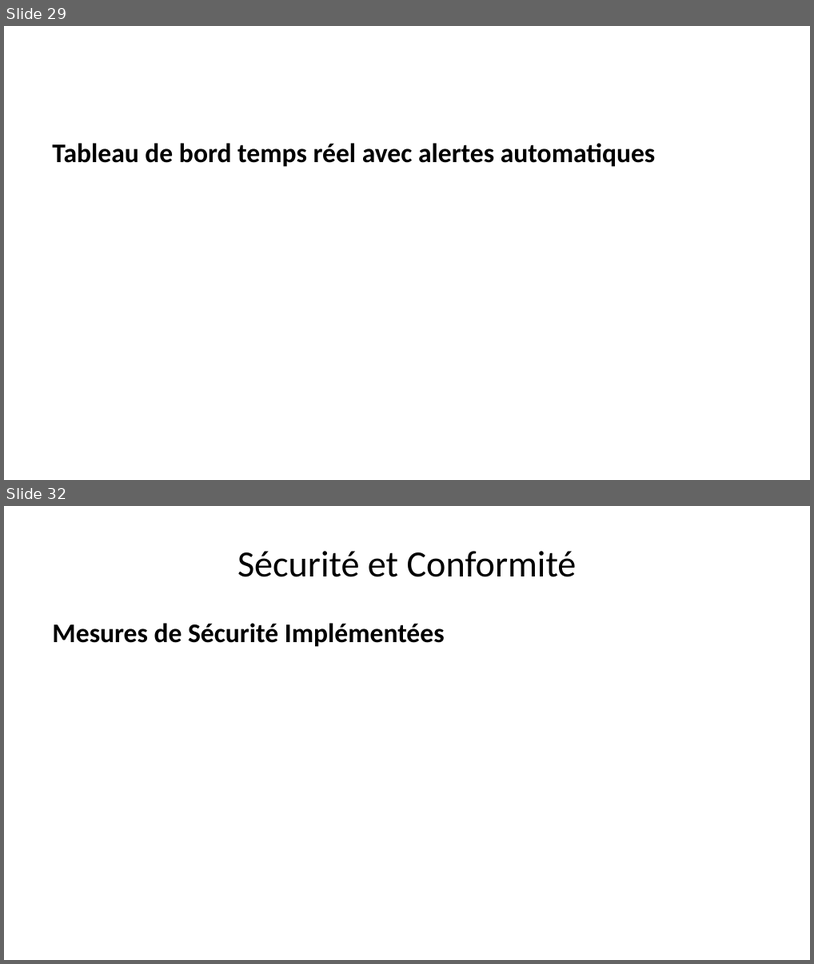
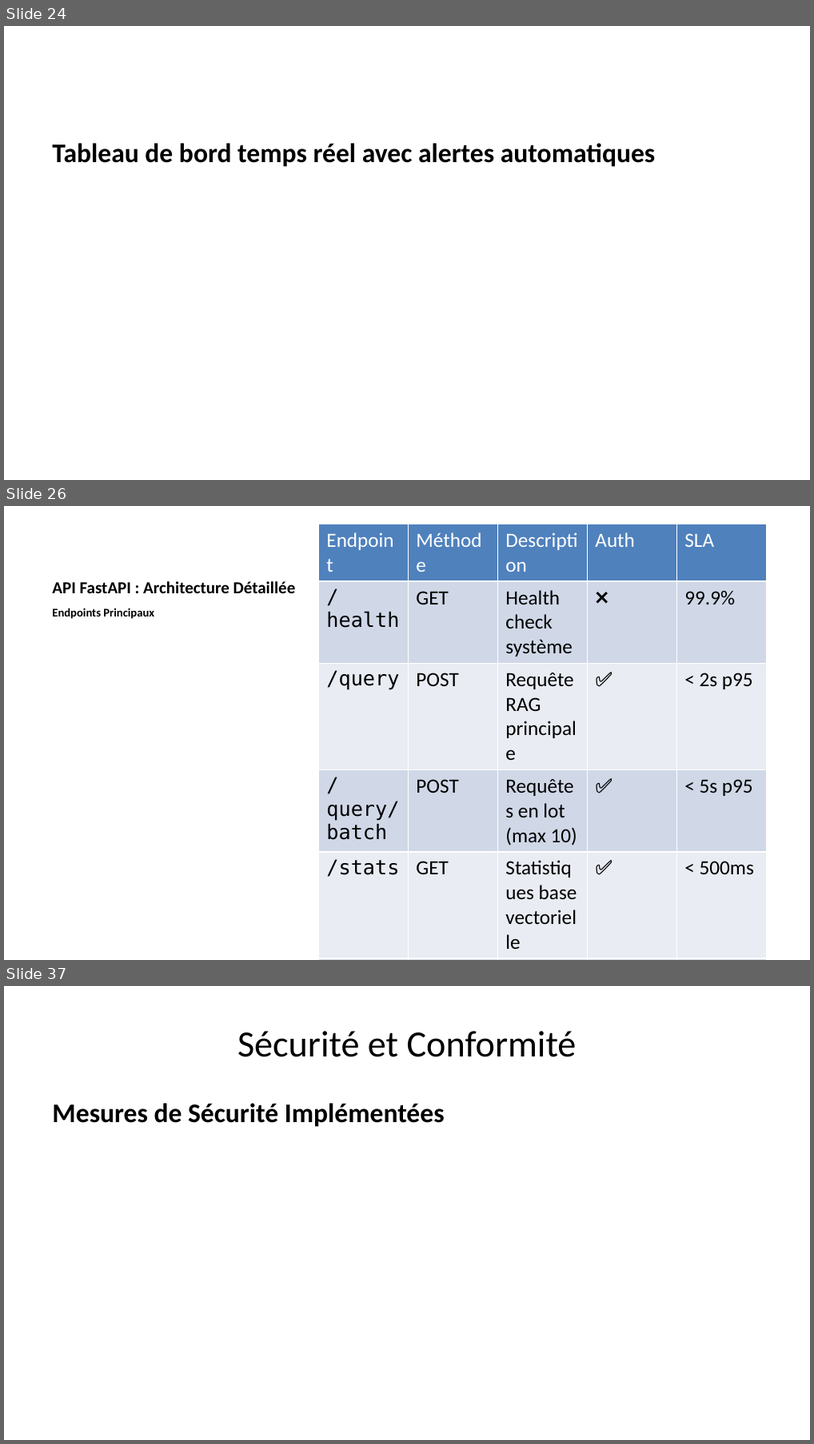
Before and after one commit to kl-IOS/IA_Locale, a slide deck: claude/presentation_corporate.pptx. Shown one above the other, each under a label of ours: slides 29 and 32 before the commit, slides 24, 26 and 37 after it; the slides between them are not shown. The pictures are 814x964 and 814x1444 pixels, drawn with LibreOffice and Linux fonts; fonts in the diff are those of the drawing. Boxes give left, top, right and bottom in pixels: in the first picture for what was removed or moved away, otherwise in the second. Text is boxed around its words. In the diff, an @@ line names an element or a change of style, - is before the commit and + after.

```diff
--- a/claude/presentation_corporate.pptx
+++ b/claude/presentation_corporate.pptx
@@ slide 26 added at (x1=4, y1=506, x2=810, y2=960), background #FFFFFF @@
@@ table added at (x1=318, y1=524, x2=766, y2=910), 7 rows, 5 columns @@
+Endpoint | Méthode | Description | Auth | SLA
+/health | GET | Health check système | ❌ | 99.9%
+/query | POST | Requête RAG principale | ✅ | < 2s p95
+/query/batch | POST | Requêtes en lot (max 10) | ✅ | < 5s p95
+/stats | GET | Statistiques base vectorielle | ✅ | < 500ms
+/documents | POST | Indexation nouveau document | ✅ | Async
+/documents/{id} | DELETE | Suppression document (RGPD) | ✅ | < 1s
@@ title added at (x1=52, y1=581, x2=296, y2=593), 15 pt, text #000000, bold @@
+API FastAPI : Architecture Détaillée
@@ text added at (x1=52, y1=608, x2=154, y2=619), 10.5 pt, text #000000, bold @@
+Endpoints Principaux
@@ what was slide 29 is now slide 24 @@
@@ what was slide 32 is now slide 37 @@
```
Also in this commit, not shown: 5 slides changed, 19 other slides added, 9 slides removed, 16 other files.
